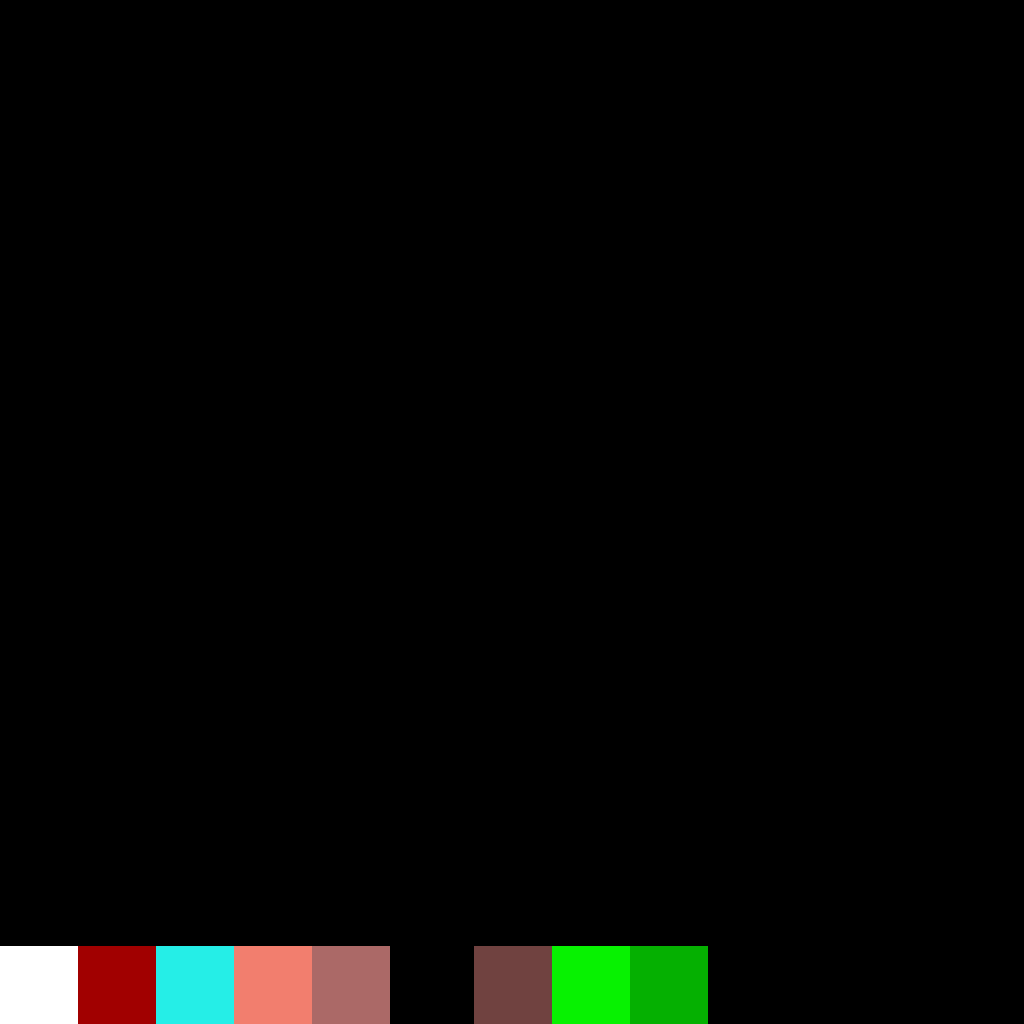
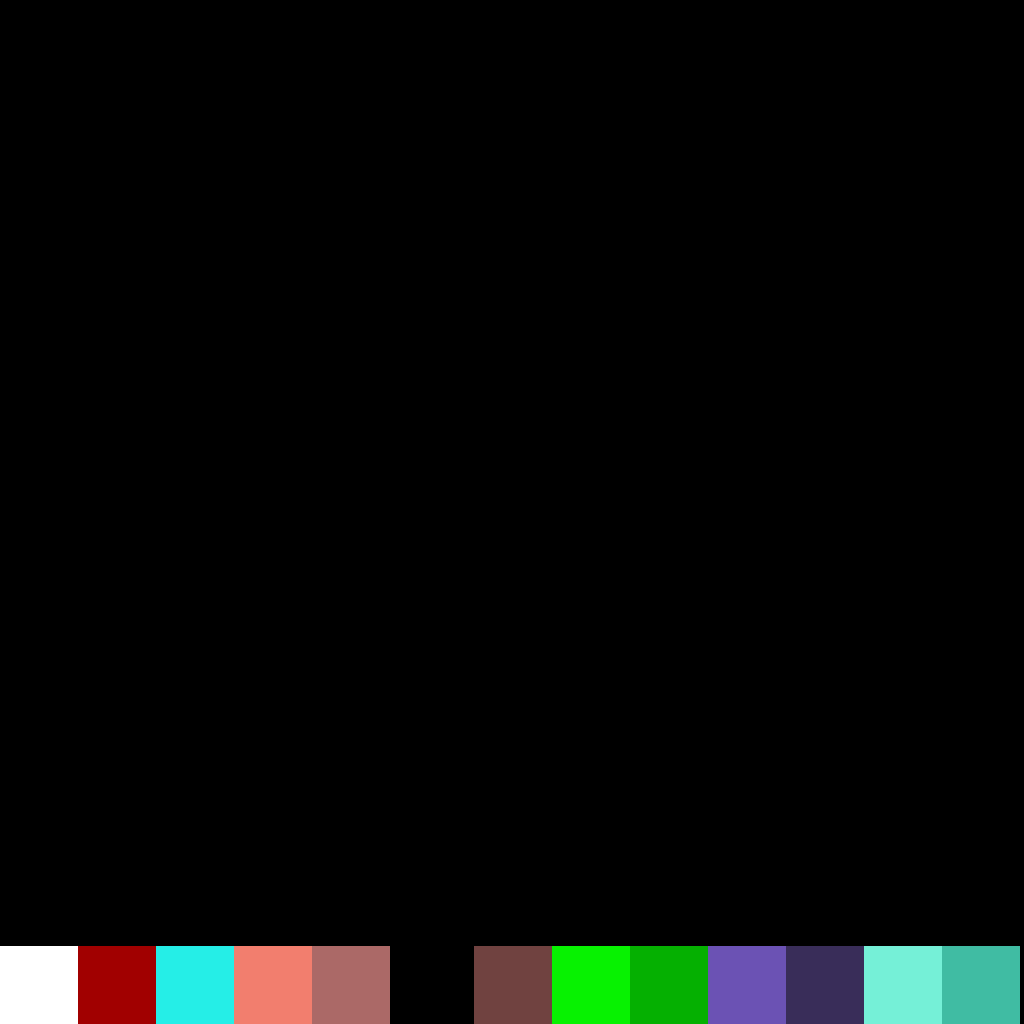
The second 1024 x 1024 image is a revision of the first. Changes to its layers:
added layer "Layer 12" above "Layer 11" over [942, 946, 1020, 1024]
added layer "Layer 11" above "Layer 10" over [864, 946, 942, 1024]
added layer "Layer 10" above "Layer 9" over [786, 946, 864, 1024]
added layer "Layer 9" above "Layer 8" over [708, 946, 786, 1024]
